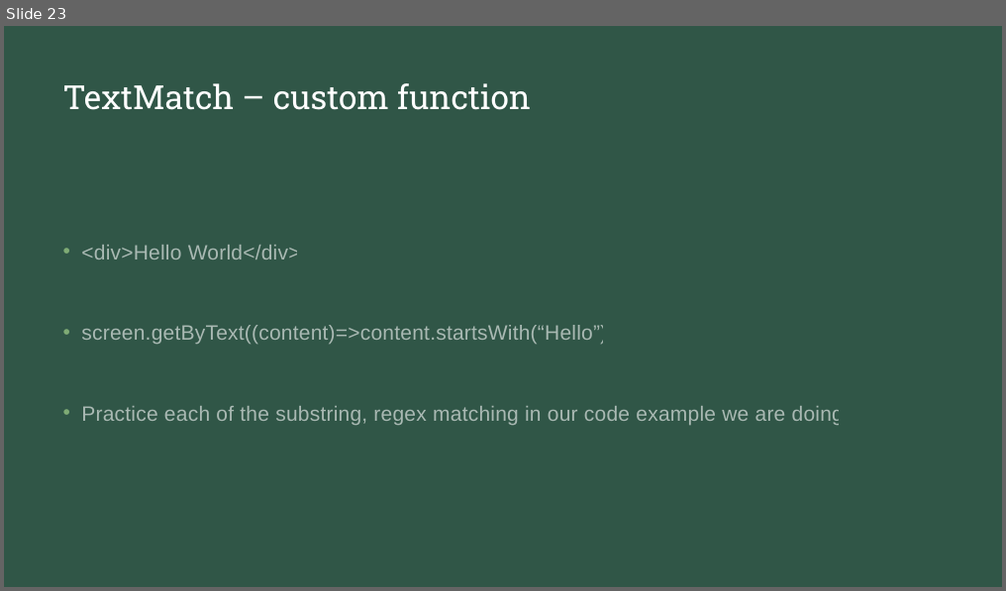
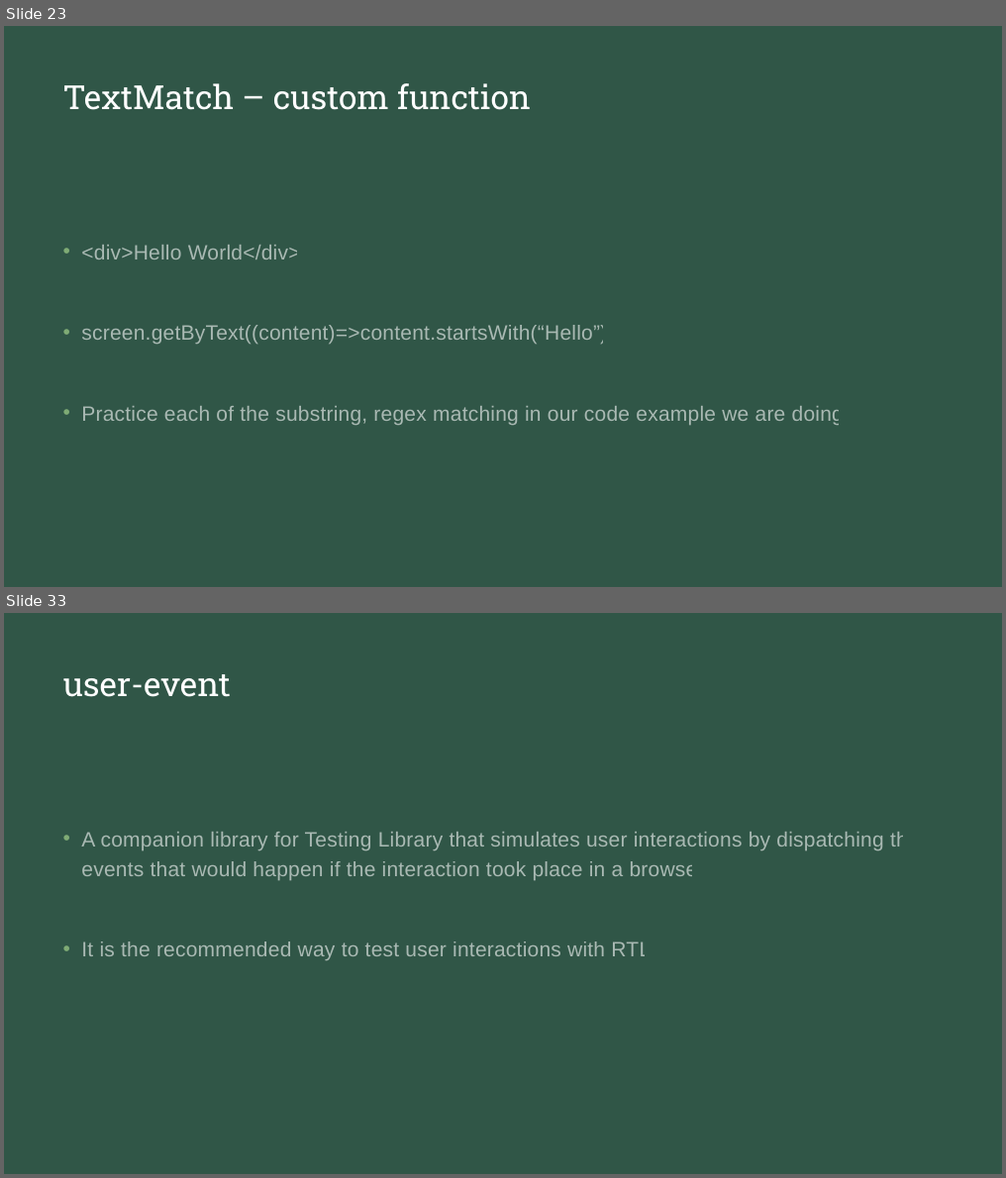
Before and after one commit to natiquekeyin/spring2023, a slide deck: JavaScript/Week12/Week12.pptx. Shown one above the other, each under a label of ours: slide 23 before the commit, slides 23 and 33 after it; the slides between them are not shown. The pictures are 1006x591 and 1006x1178 pixels, drawn with LibreOffice and Linux fonts; fonts in the diff are those of the drawing. Boxes give left, top, right and bottom in pixels: in the first picture for what was removed or moved away, otherwise in the second. Text is boxed around its words. In the diff, an @@ line names an element or a change of style, - is before the commit and + after.

```diff
--- a/JavaScript/Week12/Week12.pptx
+++ b/JavaScript/Week12/Week12.pptx
@@ slide 33 added at box(4, 613, 1002, 1174), background #213B31; not listed: 1 template element that a slide beside it also shows @@
@@ title added at box(63, 674, 231, 697), 32 pt, text #FFFFFF @@
+user-event
@@ text added at box(81, 832, 920, 960), 20 pt, text #FFFFFF at 58% opacity @@
+• A companion library for Testing Library that simulates user interactions by dispatching the events that would happen if the interaction took place in a browser
+• It is the recommended way to test user interactions with RTL.
```
Also in this commit, not shown: 2 slides changed, 12 other slides added, 7 other files.
